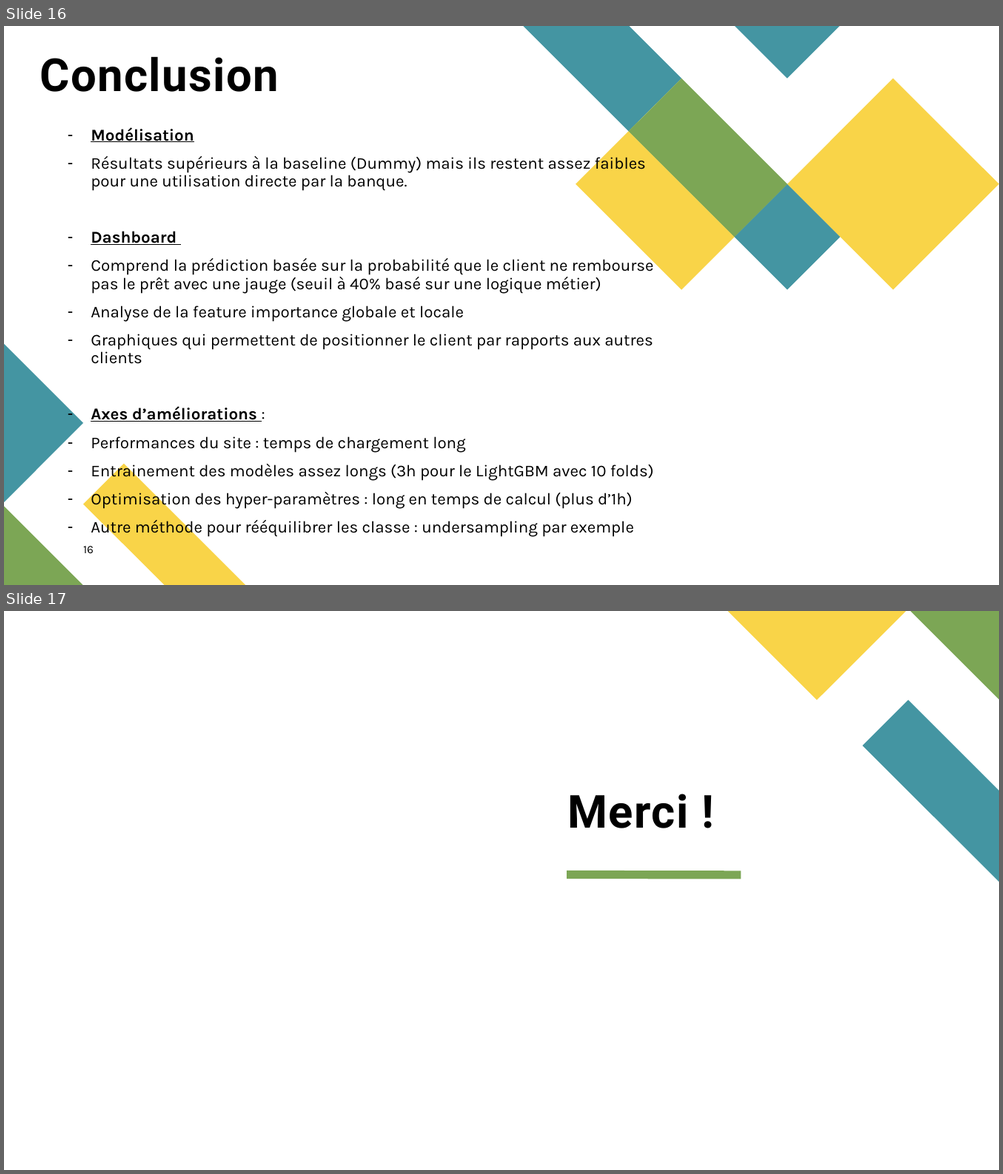
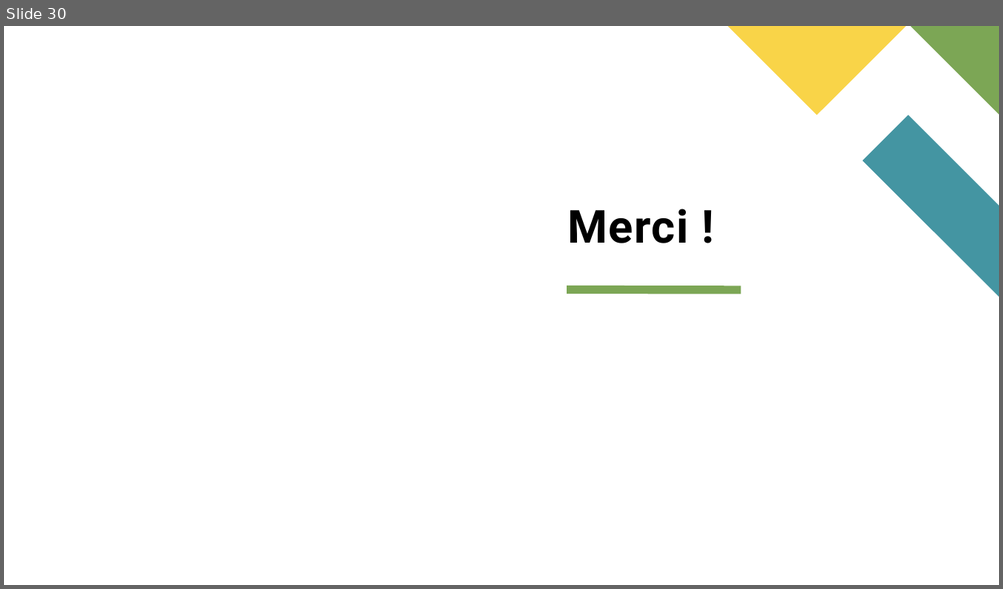
Before and after one commit to oumeima-elgharbi/P8_Data_Science_OpenClassrooms, a slide deck: P8_presentation.pptx. Shown one above the other, each under a label of ours: slides 16 and 17 before the commit, slide 30 after it. The pictures are 1003x1174 and 1003x589 pixels, drawn with LibreOffice and Linux fonts; fonts in the diff are those of the drawing. Boxes give left, top, right and bottom in pixels: in the first picture for what was removed or moved away, otherwise in the second. Text is boxed around its words. In the diff, an @@ line names an element or a change of style, - is before the commit and + after.

```diff
--- a/P8_presentation.pptx
+++ b/P8_presentation.pptx
@@ slide 16 removed at (x1=4, y1=26, x2=999, y2=585), background #FFFFFF @@
@@ title removed at (x1=40, y1=56, x2=279, y2=92) @@
-Conclusion
@@ group removed at (x1=523, y1=26, x2=999, y2=290): 5 freeform shapes @@
@@ text removed at (x1=91, y1=127, x2=654, y2=509) @@
-– Modélisation
-– Résultats supérieurs à la baseline (Dummy) mais ils restent assez faibles pour une utilisation directe par la banque.
-– Dashboard
-– Comprend la prédiction basée sur la probabilité que le client ne rembourse pas le prêt avec une jauge (seuil à 40% basé sur une logique métier)
-– Analyse de la feature importance globale et locale
-– Graphiques qui permettent de positionner le client par rapports aux autres clients
-– Axes d’améliorations :
-– Performances du site : temps de chargement long
-– Entrainement des modèles assez longs (3h pour le LightGBM avec 10 folds)
-– Optimisation des hyper-paramètres : long en temps de calcul (plus d’1h)
-– Autre méthode pour rééquilibrer les classe : undersampling par exemple
@@ line removed from (82, 184) to (256, 184) @@
@@ freeform shape removed at (x1=4, y1=345, x2=83, y2=503) @@
@@ freeform shape removed at (x1=83, y1=464, x2=245, y2=585) @@
@@ freeform shape removed at (x1=4, y1=506, x2=83, y2=585) @@
@@ page number removed at (x1=83, y1=546, x2=94, y2=554) @@
-16
@@ what was slide 17 is now slide 30 @@
```
Also in this commit, not shown: 3 slides changed, 26 slides added, 12 other slides removed, 1 other file.
